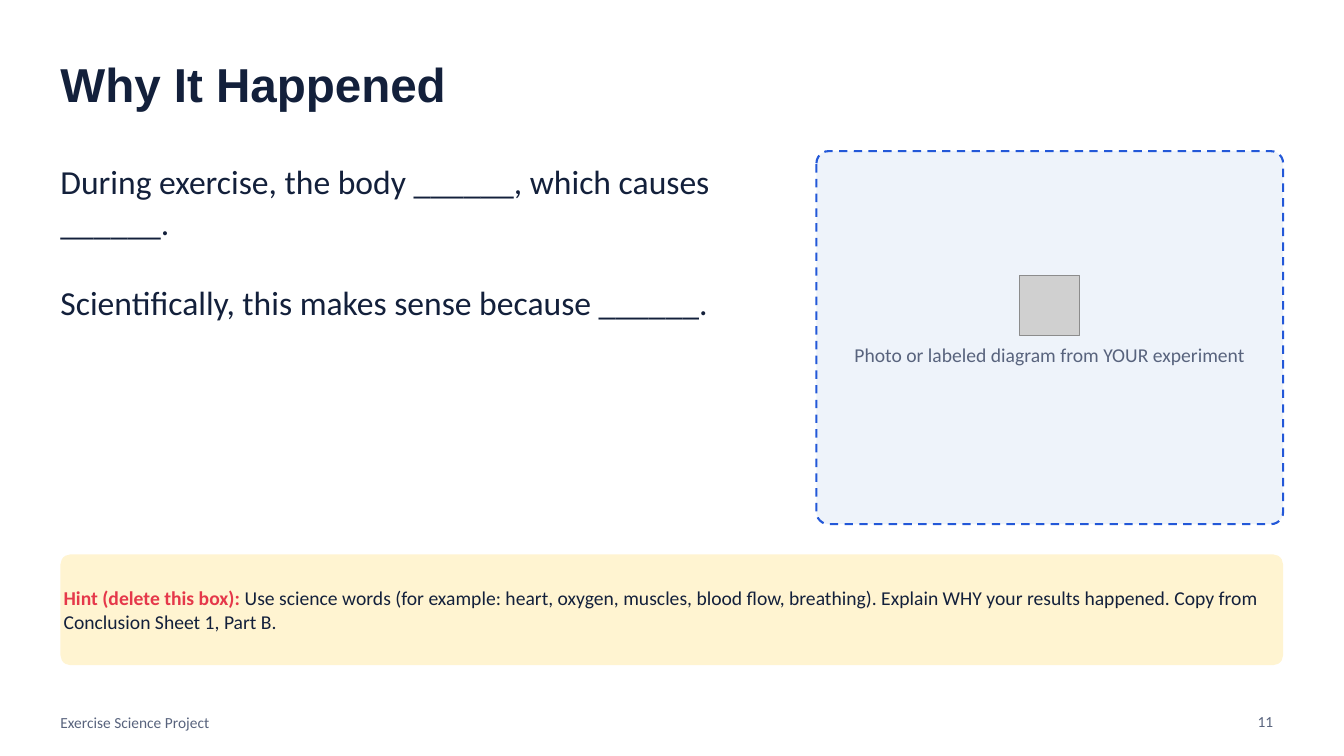
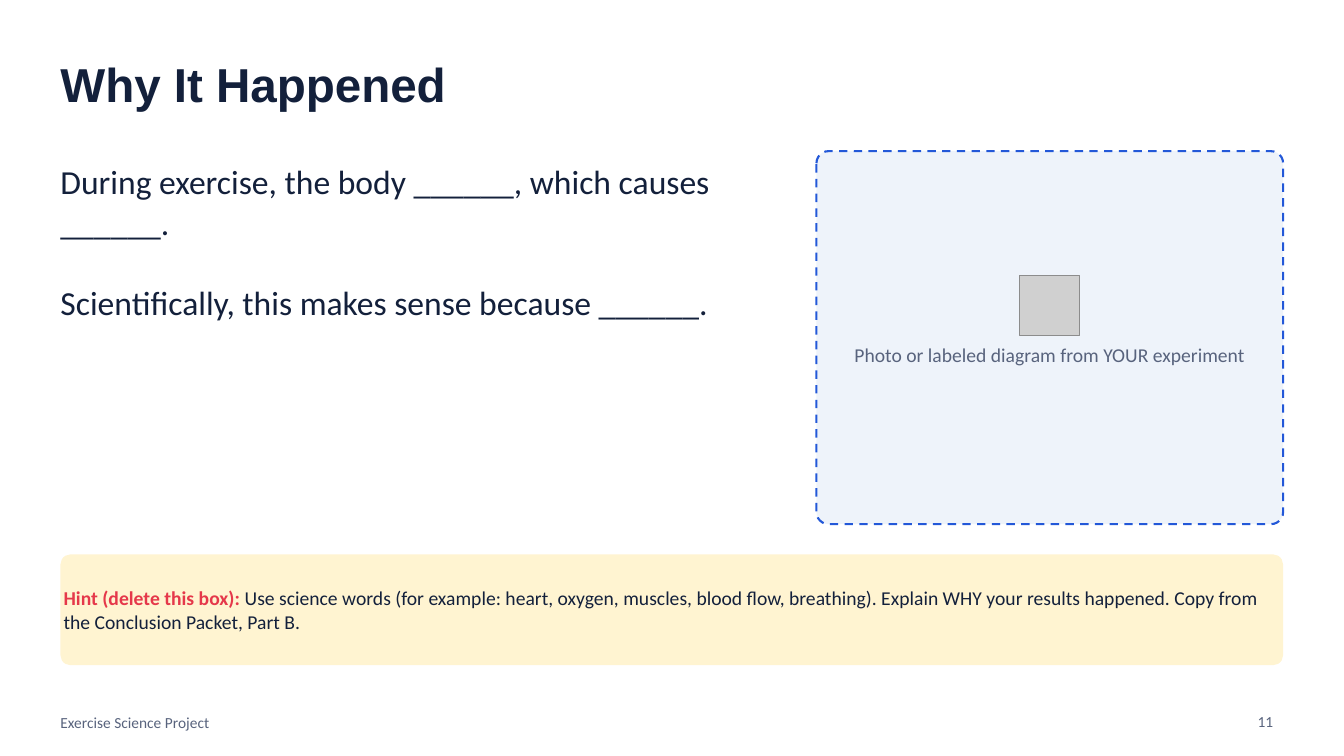
Before and after one commit to rward-prog/tri-1-7thgrade-project, a slide deck: slide 11 of files/Final_Presentation_Slides_Template.pptx. Drawn at 1344x756 pixels with LibreOffice and Linux fonts; fonts in the diff are those of the drawing; grey boxes stand for pictures. Boxes give left, top, right and bottom in pixels: in the first picture for what was removed or moved away, otherwise in the second. Text is boxed around its words. In the diff, an @@ line names an element or a change of style, - is before the commit and + after.

```diff
--- a/files/Final_Presentation_Slides_Template.pptx
+++ b/files/Final_Presentation_Slides_Template.pptx
@@ text in rounded rectangle at (64, 590, 1258, 632): text changed @@
-Hint (delete this box): Use science words (for example: heart, oxygen, muscles, blood flow, breathing). Explain WHY your results happened. Copy from Conclusion Sheet 1, Part B.
+Hint (delete this box): Use science words (for example: heart, oxygen, muscles, blood flow, breathing). Explain WHY your results happened. Copy from the Conclusion Packet, Part B.
```
Also in this commit, not shown: 4 other slides changed, 20 other files.
